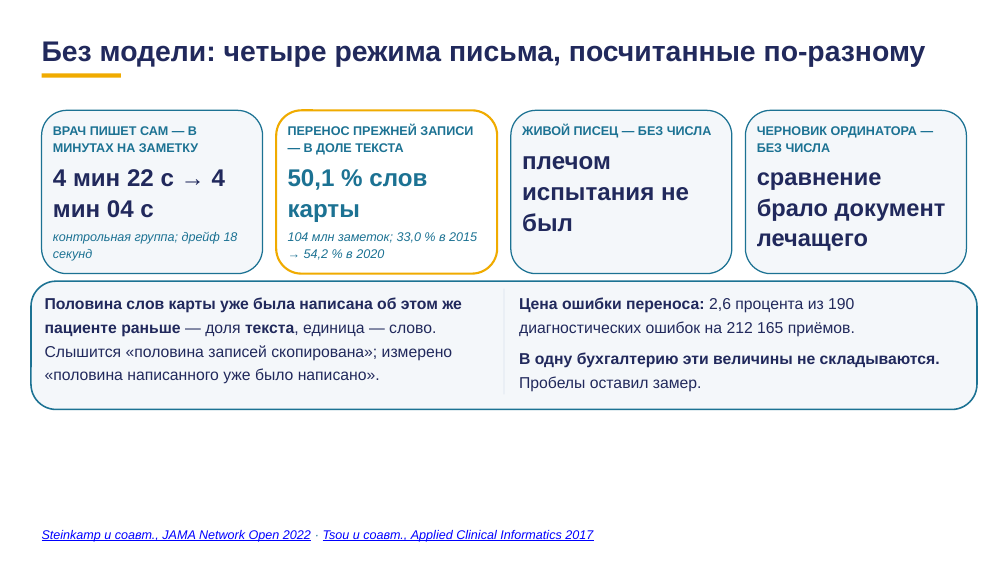
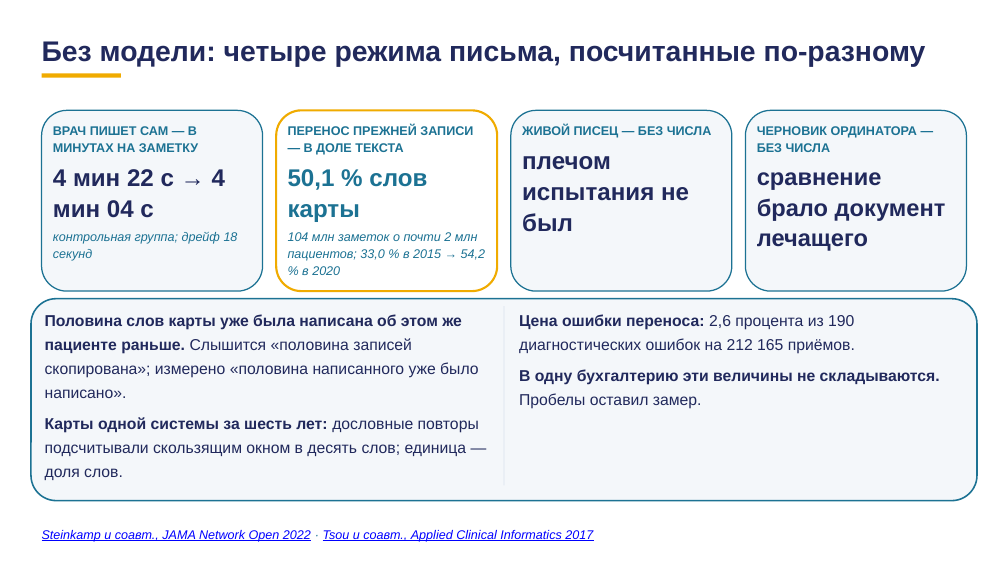
Before and after one commit to tellina-study/AI-usage-lessons, a slide deck: slide 61 of library/lectures/lec-07/rework/deck/lec-07-karkas.pptx. Drawn at 1008x567 pixels with LibreOffice and Linux fonts; fonts in the diff are those of the drawing. Boxes give left, top, right and bottom in pixels: in the first picture for what was removed or moved away, otherwise in the second. Text is boxed around its words. In the diff, an @@ line names an element or a change of style, - is before the commit and + after.

```diff
--- a/library/lectures/lec-07/rework/deck/lec-07-karkas.pptx
+++ b/library/lectures/lec-07/rework/deck/lec-07-karkas.pptx
@@ rounded rectangle: place and size @@
-rounded rectangle at box(42, 110, 262, 274)
+rounded rectangle at box(42, 110, 262, 291)
@@ rounded rectangle: place and size @@
-rounded rectangle at box(276, 110, 497, 274)
+rounded rectangle at box(276, 110, 497, 291)
@@ rounded rectangle: place and size @@
-rounded rectangle at box(511, 110, 732, 274)
+rounded rectangle at box(511, 110, 732, 291)
@@ rounded rectangle: place and size @@
-rounded rectangle at box(746, 110, 966, 274)
+rounded rectangle at box(746, 110, 966, 291)
@@ text at box(288, 232, 485, 275): text changed @@
-104 млн заметок; 33,0 % в 2015 → 54,2 % в 2020
+104 млн заметок о почти 2 млн пациентов; 33,0 % в 2015 → 54,2 % в 2020
@@ proportions changed in 5 elements at box(42, 110, 262, 291), box(276, 110, 497, 291), box(511, 110, 732, 291), box(746, 110, 966, 291), box(31, 299, 977, 501) @@
@@ rounded rectangle: place and size @@
-rounded rectangle at box(31, 281, 977, 410)
+rounded rectangle at box(31, 299, 977, 501)
@@ text at box(45, 314, 479, 480): text changed @@
-Половина слов карты уже была написана об этом же пациенте раньше — доля текста, единица — слово. Слышится «половина записей скопирована»; измерено «половина написанного уже было написано».
+Половина слов карты уже была написана об этом же пациенте раньше. Слышится «половина записей скопирована»; измерено «половина написанного уже было написано».
+Карты одной системы за шесть лет: дословные повторы подсчитывали скользящим окном в десять слов; единица — доля слов.
@@ rectangle: place and size @@
-rectangle at box(504, 289, 504, 395)
+rectangle at box(504, 306, 504, 485)
@@ text "Цена ошибки переноса: 2,6 процента ...": place and size @@
-text "Цена ошибки переноса: 2,6 процента ..." at box(519, 297, 940, 392)
+text "Цена ошибки переноса: 2,6 процента ..." at box(519, 314, 940, 409)
```
Also in this commit, not shown: 32 other slides changed, 1 other file.
